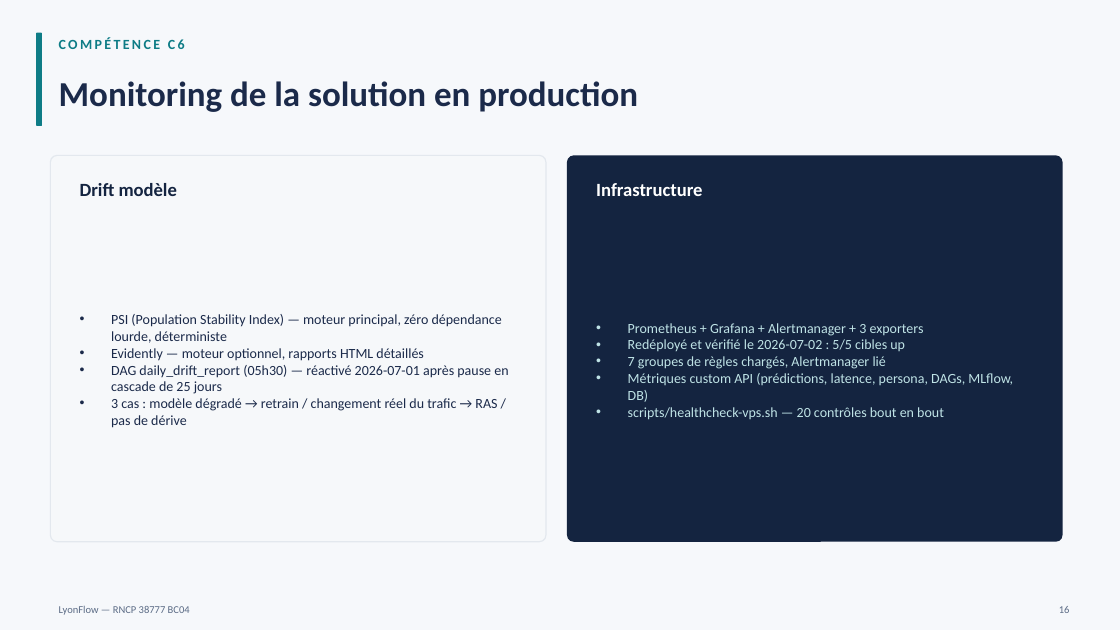
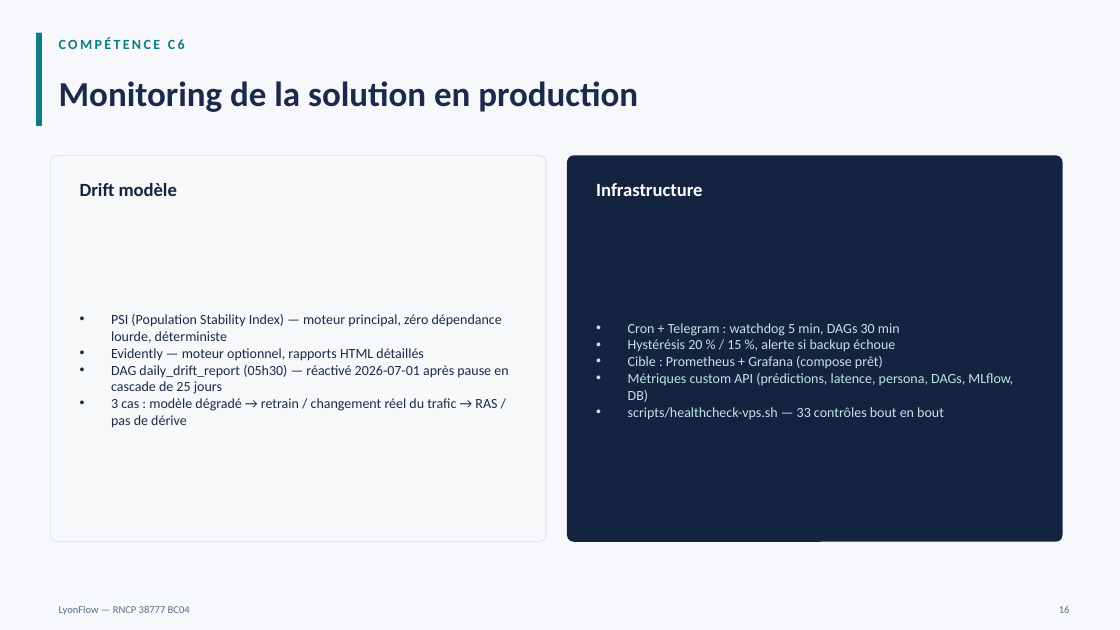
Before and after one commit to PDUCLOS/lyonflowfull, a slide deck: slide 16 of présentation/LyonFlow_Bloc4_Soutenance_v2.pptx. Drawn at 1120x630 pixels with LibreOffice and Linux fonts; fonts in the diff are those of the drawing. Boxes give left, top, right and bottom in pixels: in the first picture for what was removed or moved away, otherwise in the second. Text is boxed around its words. In the diff, an @@ line names an element or a change of style, - is before the commit and + after.

```diff
--- a/présentation/LyonFlow_Bloc4_Soutenance_v2.pptx
+++ b/présentation/LyonFlow_Bloc4_Soutenance_v2.pptx
@@ text at [628, 323, 900, 369]: text changed @@
-• Prometheus + Grafana + Alertmanager + 3 exporters
-• Redéployé et vérifié le 2026-07-02 : 5/5 cibles up
-• 7 groupes de règles chargés, Alertmanager lié
+• Cron + Telegram : watchdog 5 min, DAGs 30 min
+• Hystérésis 20 % / 15 %, alerte si backup échoue
+• Cible : Prometheus + Grafana (compose prêt)
@@ text at [628, 407, 944, 420]: text changed @@
-• scripts/healthcheck-vps.sh — 20 contrôles bout en bout
+• scripts/healthcheck-vps.sh — 33 contrôles bout en bout
```
Also in this commit, not shown: 2 other slides changed, 3 other files.
